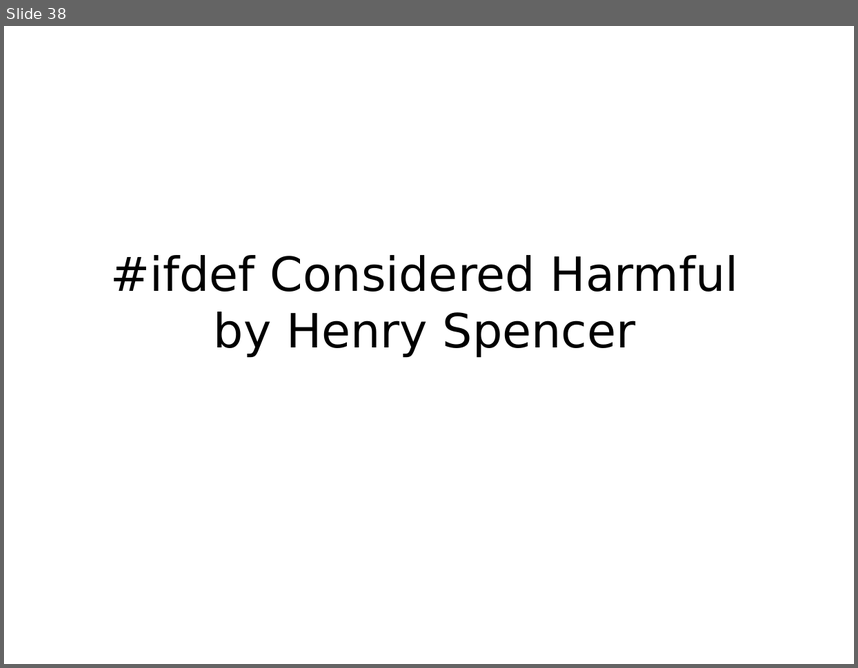
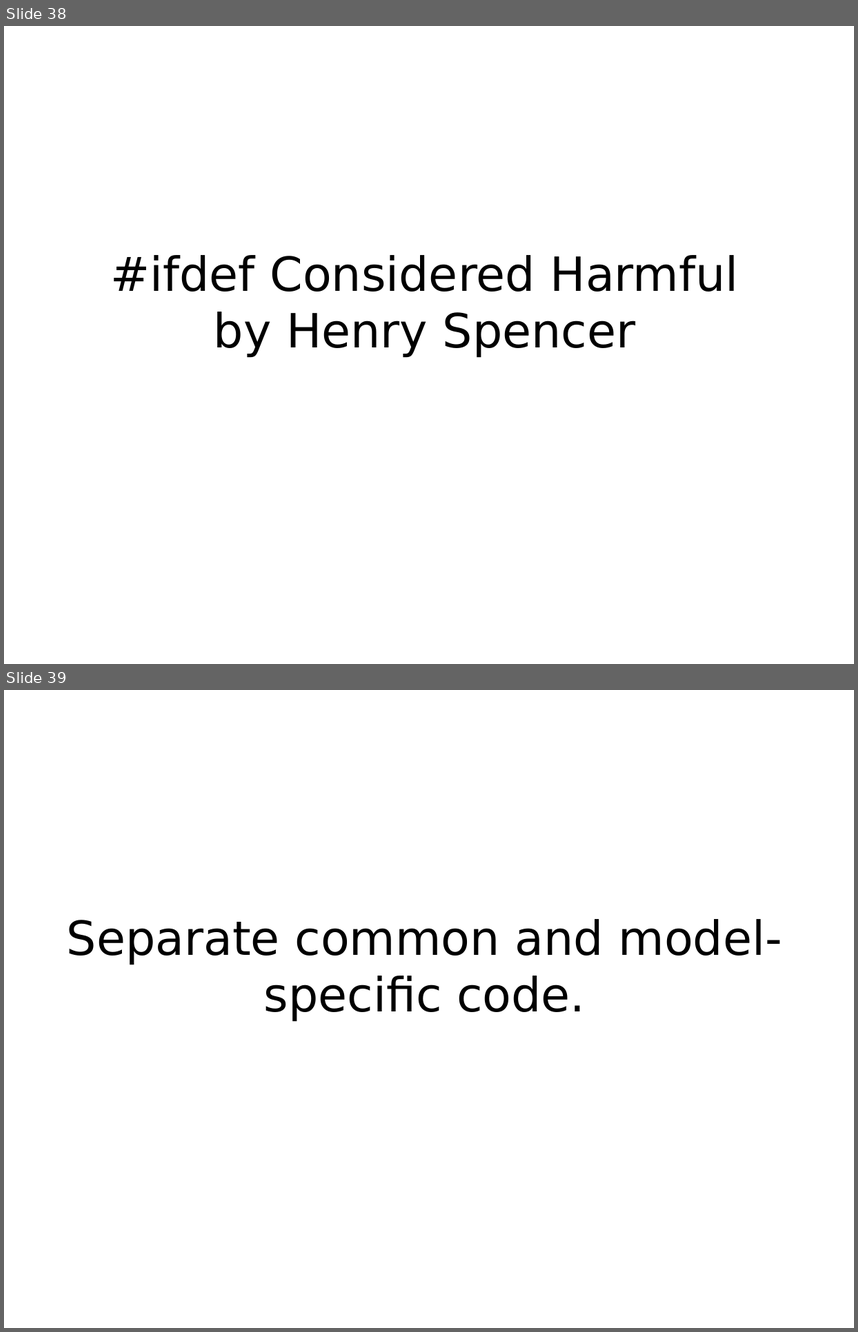
Before and after one commit to mkohler/embedded_python_presentation, a slide deck: embedded_python.odp. Shown one above the other, each under a label of ours: slide 38 before the commit, slides 38 and 39 after it. The pictures are 858x668 and 858x1332 pixels, drawn with LibreOffice and Linux fonts; fonts in the diff are those of the drawing. Boxes give left, top, right and bottom in pixels: in the first picture for what was removed or moved away, otherwise in the second. Text is boxed around its words. In the diff, an @@ line names an element or a change of style, - is before the commit and + after.

```diff
--- a/embedded_python.odp
+++ b/embedded_python.odp
@@ slide 39 added at [4,690,854,1328], background #FFFFFF @@
@@ title added at [67,919,782,1021], 44 pt, text #000000 @@
+Separate common and model-specific code.
```
Also in this commit, not shown: 1 other slide added.
